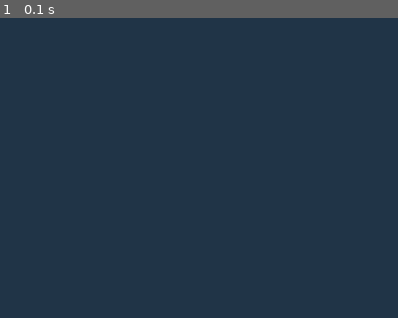
Above: before the commit, frame 1.
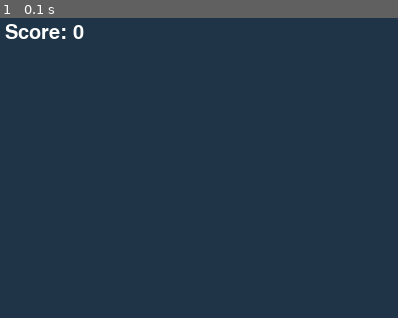
Above: after the commit, the same moment.

Repository: FluckyGo/Shooter-PyGame
Game: pygame game, started from main.py
Same seed, same stepped clock (60 frames per second), same inputs: the game is played once before the commit and once after it.
Inputs:
- Up to frame 1 (0.1 s): no input
The pictures show only the part of the screen within x 0-50%, y 0-50%; the shares and areas given below are measured in that part.

The runs differ from the first frame. In frame 1, 0.4% of the frame differs, in the area x 1-22%, y 2-7%.

Commit message:
add game score counter

Diff:
--- a/main.py
+++ b/main.py
@@ -5,6 +5,7 @@
 pygame.init()
 
 game_font = pygame.font.Font(None, 150)
+game_score_font = pygame.font.Font(None, 30)
 
 screen_width, screen_height = 800, 600
 screen_fill_color = (32, 52, 71)
@@ -31,6 +32,7 @@
 alien_x, alien_y = randint(0, screen_width - alien_width), 0
 
 game_is_running = True
+game_score = 0
 
 while game_is_running:
     for event in pygame.event.get():
@@ -72,6 +74,9 @@
     if ball_was_fired:
         screen.blit(ball_image, (ball_x, ball_y))
 
+    game_score_text = game_score_font.render(f"Score: {game_score}", True, 'white')
+    screen.blit(game_score_text, (5, 5))
+
     pygame.display.update()
 
     if alien_y + alien_height > fighter_y:
@@ -83,6 +88,7 @@
         ball_was_fired = False
         alien_x, alien_y = randint(0, screen_width - alien_width), 0
         alien_speed += ALIEN_STEP / 15
+        game_score += 1
 
 
 game_over_text = game_font.render("Game over", True, 'white')
